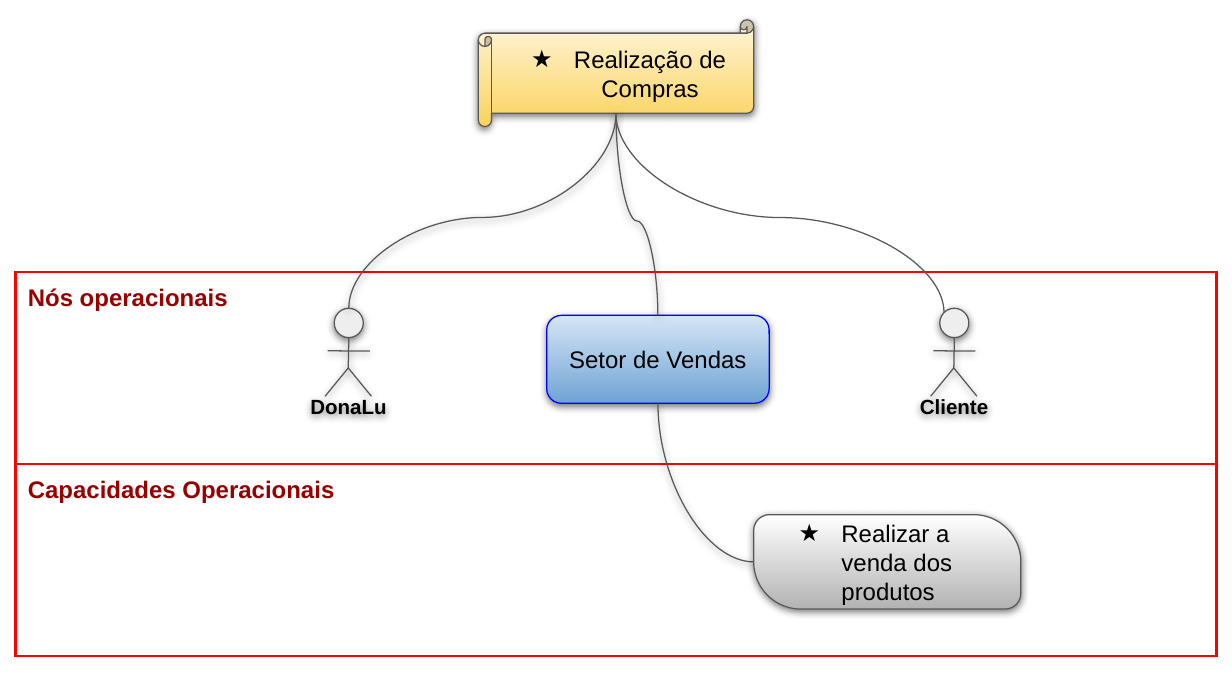
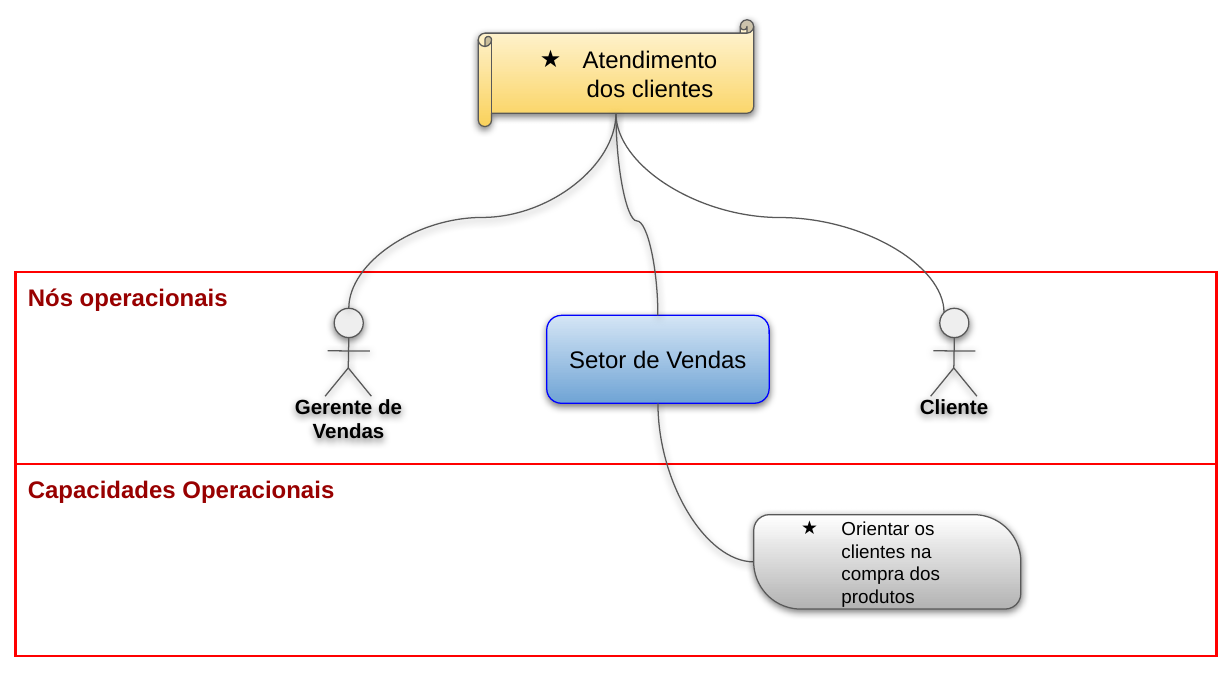
Before and after one commit to Andre-Narciso/ES-AC01, a slide deck: slide 2 of 15. Arquitetura de Negócio para cada Cenário.pptx. Drawn at 1232x693 pixels with LibreOffice and Linux fonts; fonts in the diff are those of the drawing. Boxes give left, top, right and bottom in pixels: in the first picture for what was removed or moved away, otherwise in the second. Text is boxed around its words. In the diff, an @@ line names an element or a change of style, - is before the commit and + after.

```diff
--- a/15. Arquitetura de Negócio para cada Cenário.pptx
+++ b/15. Arquitetura de Negócio para cada Cenário.pptx
@@ text in horizontal scroll at (583, 50, 718, 98): text changed @@
-★ Realização de Compras
+★ Atendimento dos clientes
@@ text at (295, 397, 402, 443): text changed @@
-DonaLu
+Gerente de Vendas
@@ text in round diag rect at (841, 521, 940, 607): text changed; size 14 to 11 pt @@
-★ Realizar a venda dos produtos
+★ Orientar os clientes na compra dos produtos
```
Also in this commit, not shown: 2 other slides changed, 1 slide added, 1 slide removed.
